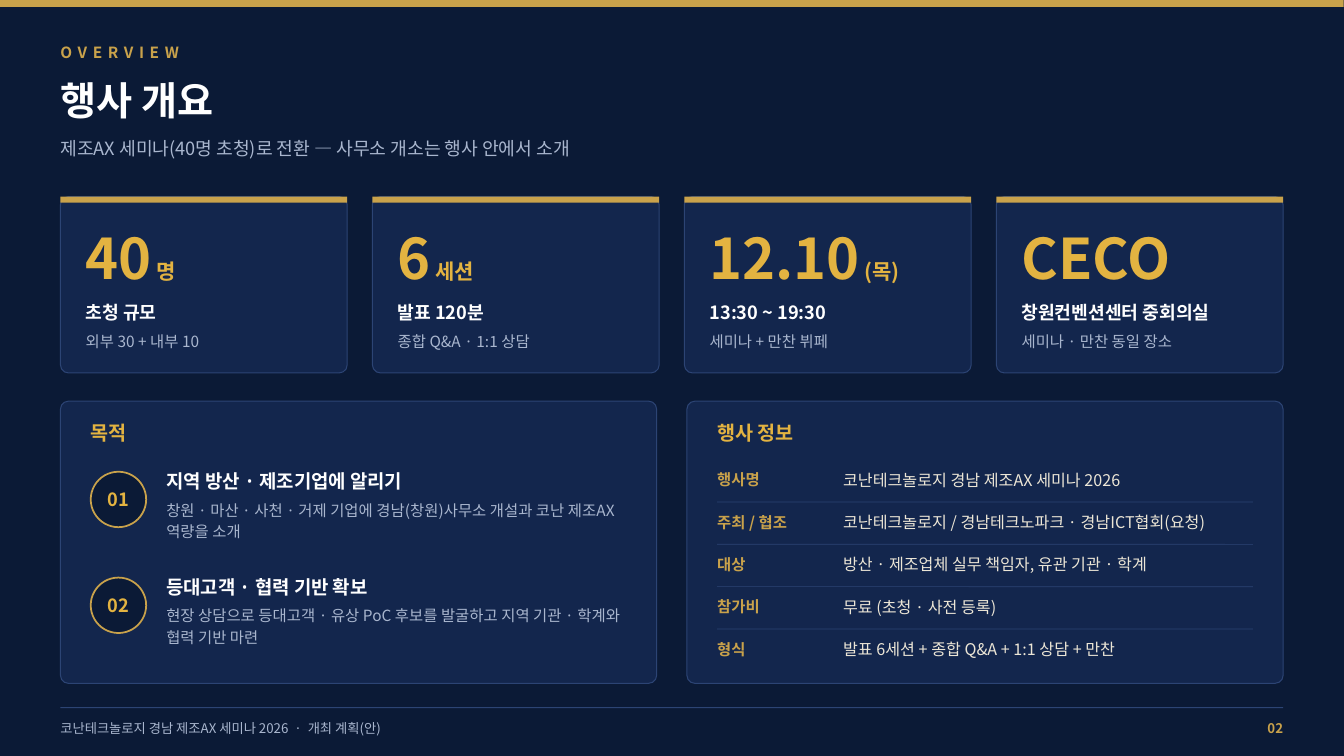
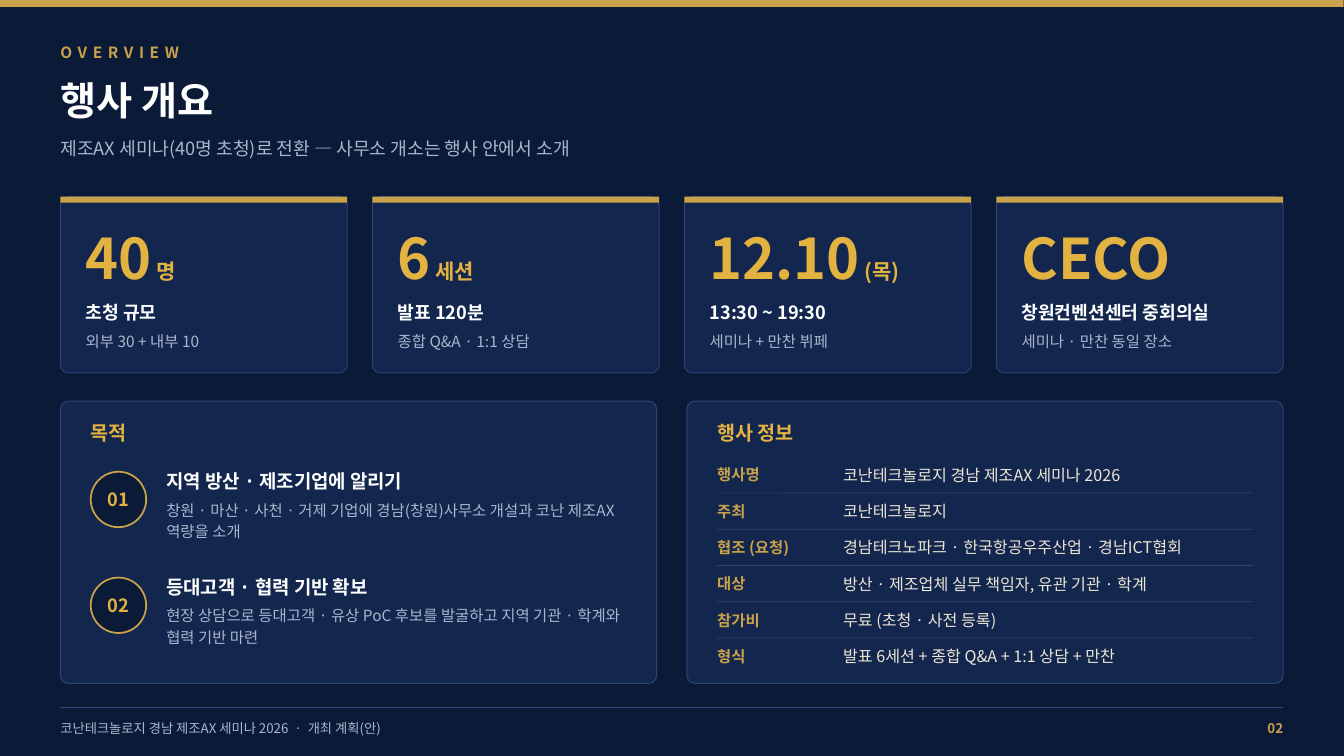
Before and after one commit to Jacob-Yeom/claude, a slide deck: slide 2 of output/changwon_ax_seminar_plan_deck.pptx. Drawn at 1344x756 pixels with LibreOffice and Linux fonts; fonts in the diff are those of the drawing. Boxes give left, top, right and bottom in pixels: in the first picture for what was removed or moved away, otherwise in the second. Text is boxed around its words. In the diff, an @@ line names an element or a change of style, - is before the commit and + after.

```diff
--- a/output/changwon_ax_seminar_plan_deck.pptx
+++ b/output/changwon_ax_seminar_plan_deck.pptx
@@ text "행사명": place and size @@
-text "행사명" at [717,472,760,487]
+text "행사명" at [717,467,760,482]
@@ text "코난테크놀로지 경남 제조AX 세미나 2026": place and size @@
-text "코난테크놀로지 경남 제조AX 세미나 2026" at [843,472,1120,488]
+text "코난테크놀로지 경남 제조AX 세미나 2026" at [843,467,1120,483]
@@ text at [717,504,745,519]: text changed @@
-주최 / 협조
+주최
@@ line moved from (718, 502) - (1253, 502) to (718, 493) - (1253, 493) @@
@@ text at [843,503,947,519]: text changed @@
-코난테크놀로지 / 경남테크노파크 · 경남ICT협회(요청)
+코난테크놀로지
@@ line moved from (718, 544) - (1253, 544) to (718, 529) - (1253, 529) @@
@@ text added at [843,539,1182,555], 11.5 pt, text #ECE6D6 @@
+경남테크노파크 · 한국항공우주산업 · 경남ICT협회
@@ text "대상": place and size @@
-text "대상" at [717,557,745,572]
+text "대상" at [717,576,745,591]
@@ text added at [717,540,789,556], 11 pt, text #C9A24B, bold @@
+협조 (요청)
@@ line moved from (718, 587) - (1253, 587) to (718, 566) - (1253, 566) @@
@@ text "방산 · 제조업체 실무 책임자, ...": place and size @@
-text "방산 · 제조업체 실무 책임자, ..." at [843,556,1147,573]
+text "방산 · 제조업체 실무 책임자, ..." at [843,576,1147,593]
@@ text "참가비": place and size @@
-text "참가비" at [717,599,760,614]
+text "참가비" at [717,613,760,628]
@@ line moved from (718, 629) - (1253, 629) to (718, 602) - (1253, 602) @@
@@ text "무료 (초청 · 사전 등록)": place and size @@
-text "무료 (초청 · 사전 등록)" at [843,599,996,616]
+text "무료 (초청 · 사전 등록)" at [843,612,996,629]
@@ text "형식": place and size @@
-text "형식" at [717,642,745,657]
+text "형식" at [717,649,745,664]
@@ text "발표 6세션 + 종합 Q&A ...": place and size @@
-text "발표 6세션 + 종합 Q&A ..." at [843,641,1115,658]
+text "발표 6세션 + 종합 Q&A ..." at [843,648,1115,665]
```
